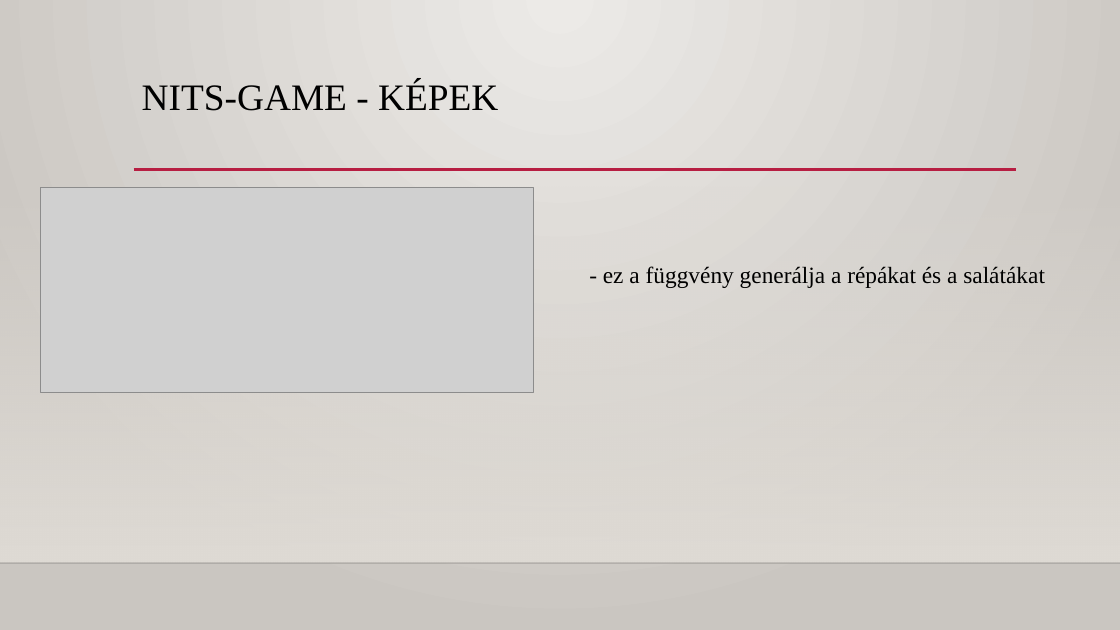
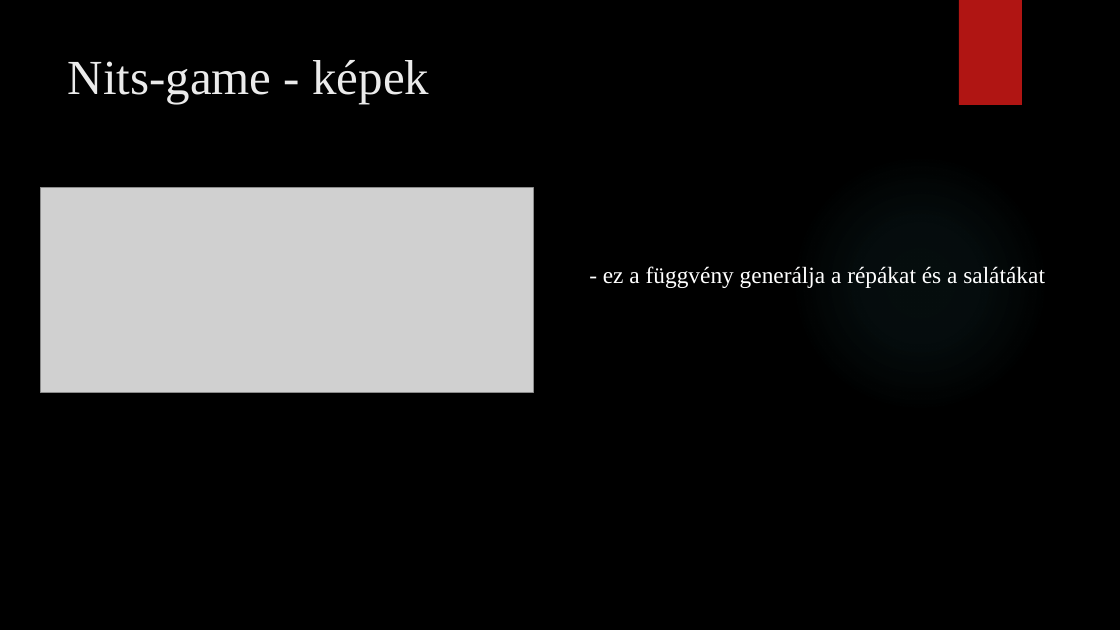
Before and after one commit to magyar-matyas/Jav-t-_projekt, a slide deck: slide 7 of Javító-Projekt.pptx. Drawn at 1120x630 pixels with LibreOffice and Linux fonts; fonts in the diff are those of the drawing; grey boxes stand for pictures; background and template pictures are left out. Boxes give left, top, right and bottom in pixels: in the first picture for what was removed or moved away, otherwise in the second. Text is boxed around its words. In the diff, an @@ line names an element or a change of style, - is before the commit and + after.

```diff
--- a/Javító-Projekt.pptx
+++ b/Javító-Projekt.pptx
@@ background gradient #ECEAE7 to #CAC7C1 to picture (left out) @@
@@ rectangle added at <box>959,0,1022,105</box>, fill #B01513 @@
@@ title at <box>68,60,430,104</box>: text changed; size 32 to 42 pt; text colour #000000 to #EBEBEB @@
-NITS-GAME - KÉPEK
+Nits-game - képek
@@ line removed from (134, 170) to (1017, 170) @@
@@ ellipse added at <box>791,154,1049,413</box>, fill gradient #50B9C1 @@
@@ rectangle removed at <box>0,186,1120,563</box> @@
@@ text "- ez a függvény generálja ..." at <box>603,266,1045,288</box>: text colour #000000 to #FFFFFF @@
@@ line removed from (0, 563) to (1120, 563) @@
```
Also in this commit, not shown: 9 other slides changed, 1 slide added, 1 slide removed.
